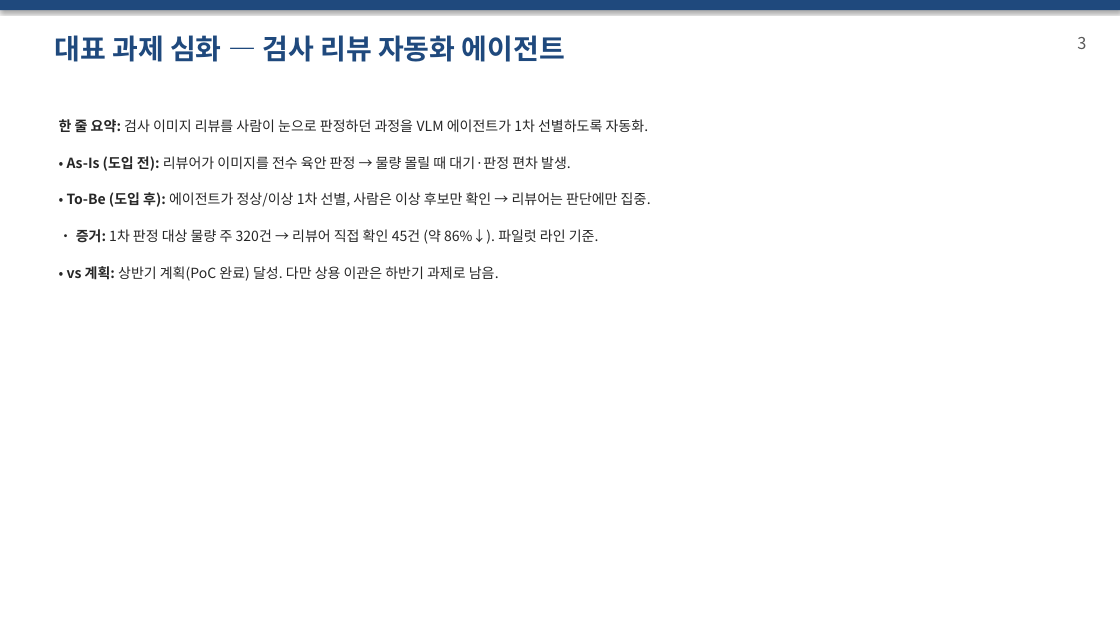
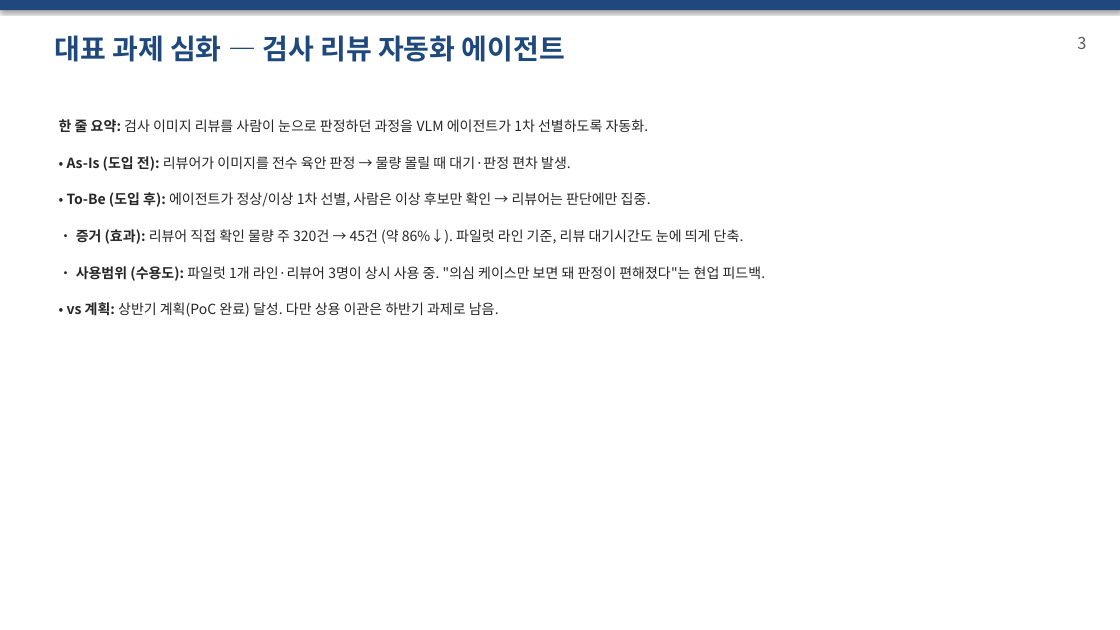
Before and after one commit to DarrenKoi/pm_notes, a slide deck: slide 3 of my-task/report-template-ai-agent/예시_채워진샘플.pptx. Drawn at 1120x630 pixels with LibreOffice and Linux fonts; fonts in the diff are those of the drawing. Boxes give left, top, right and bottom in pixels: in the first picture for what was removed or moved away, otherwise in the second. Text is boxed around its words. In the diff, an @@ line names an element or a change of style, - is before the commit and + after.

```diff
--- a/my-task/report-template-ai-agent/예시_채워진샘플.pptx
+++ b/my-task/report-template-ai-agent/예시_채워진샘플.pptx
@@ text at (x1=76, y1=229, x2=744, y2=244): text changed @@
-• 증거: 1차 판정 대상 물량 주 320건 → 리뷰어 직접 확인 45건 (약 86%↓). 파일럿 라인 기준.
+• 증거 (효과): 리뷰어 직접 확인 물량 주 320건 → 45건 (약 86%↓). 파일럿 라인 기준, 리뷰 대기시간도 눈에 띄게 단축.
@@ text added at (x1=76, y1=266, x2=766, y2=281), 12 pt, text #262626 @@
+• 사용범위 (수용도): 파일럿 1개 라인·리뷰어 3명이 상시 사용 중. "의심 케이스만 보면 돼 판정이 편해졌다"는 현업 피드백.
@@ text "• vs 계획: 상반기 계획(PoC ..." moved from (x1=67, y1=266, x2=499, y2=281) to (x1=67, y1=302, x2=499, y2=317) @@
```
Also in this commit, not shown: 2 other slides changed, 1 slide added, 4 other files.
